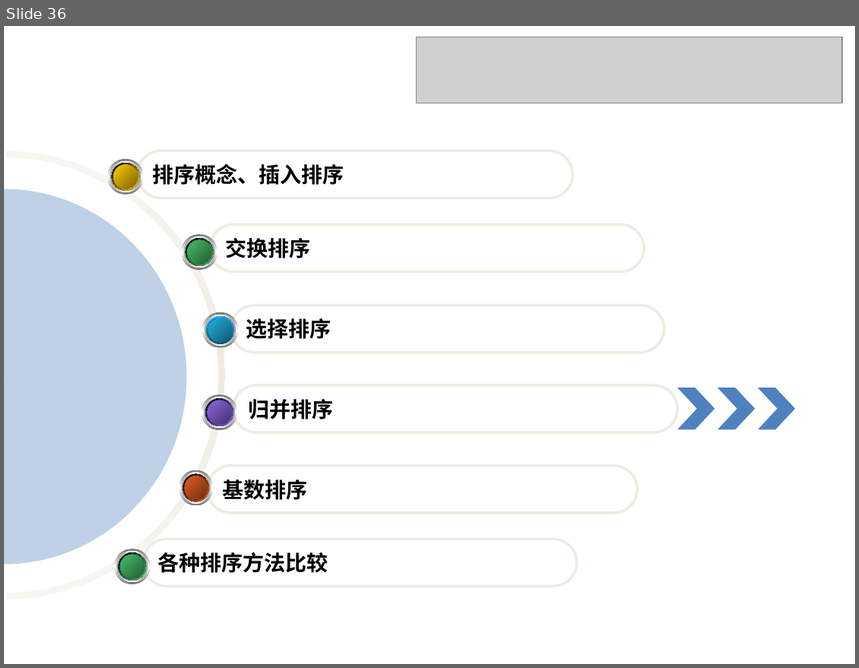
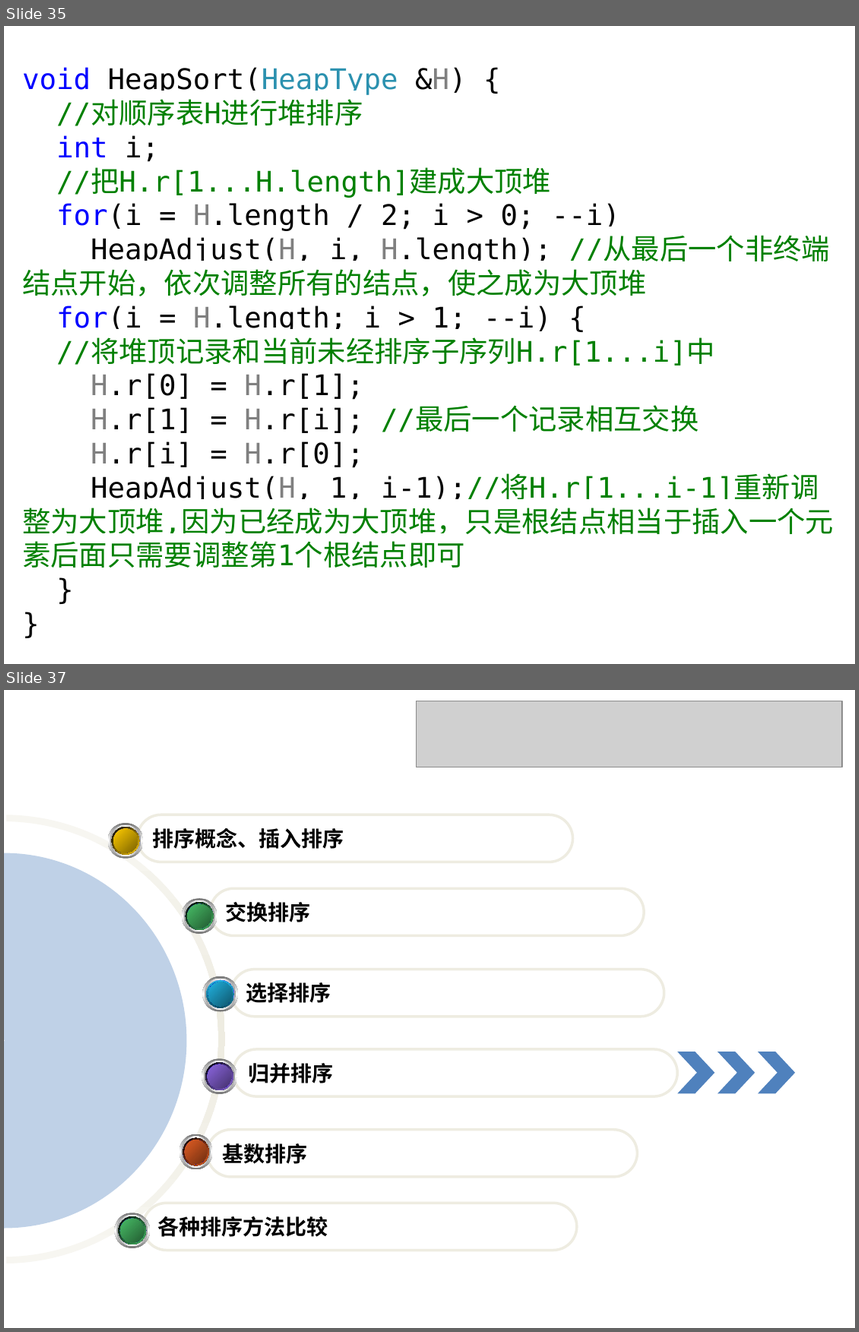
Before and after one commit to Gempittance/Data_Structur_Build, a slide deck: 数据结构PPT/ds10.pptx. Shown one above the other, each under a label of ours: slide 36 before the commit, slides 35 and 37 after it; the slides between them are not shown. The pictures are 859x668 and 859x1332 pixels, drawn with LibreOffice and Linux fonts; fonts in the diff are those of the drawing; grey boxes stand for pictures. Boxes give left, top, right and bottom in pixels: in the first picture for what was removed or moved away, otherwise in the second. Text is boxed around its words. In the diff, an @@ line names an element or a change of style, - is before the commit and + after.

```diff
--- a/数据结构PPT/ds10.pptx
+++ b/数据结构PPT/ds10.pptx
@@ slide 35 added at bbox=[4, 26, 855, 664], background #FFFFFF @@
@@ text added at bbox=[22, 67, 834, 568], 24 pt, text #008000 @@
+void HeapSort(HeapType &H) {
+//对顺序表H进行堆排序
+int i;
+//把H.r[1...H.length]建成大顶堆
+for(i = H.length / 2; i > 0; --i)
+HeapAdjust(H, i, H.length); //从最后一个非终端结点开始，依次调整所有的结点，使之成为大顶堆
+for(i = H.length; i > 1; --i) {
+//将堆顶记录和当前未经排序子序列H.r[1...i]中
+H.r[0] = H.r[1];
+H.r[1] = H.r[i]; //最后一个记录相互交换
+H.r[i] = H.r[0];
+HeapAdjust(H, 1, i-1);//将H.r[1...i-1]重新调整为大顶堆,因为已经成为大顶堆，只是根结点相当于插入一个元素后面只需要调整第1个根结点即可
+}
+}
@@ what was slide 36 is now slide 37 @@
```
Also in this commit, not shown: 2 other slides added, 2 slides removed.
